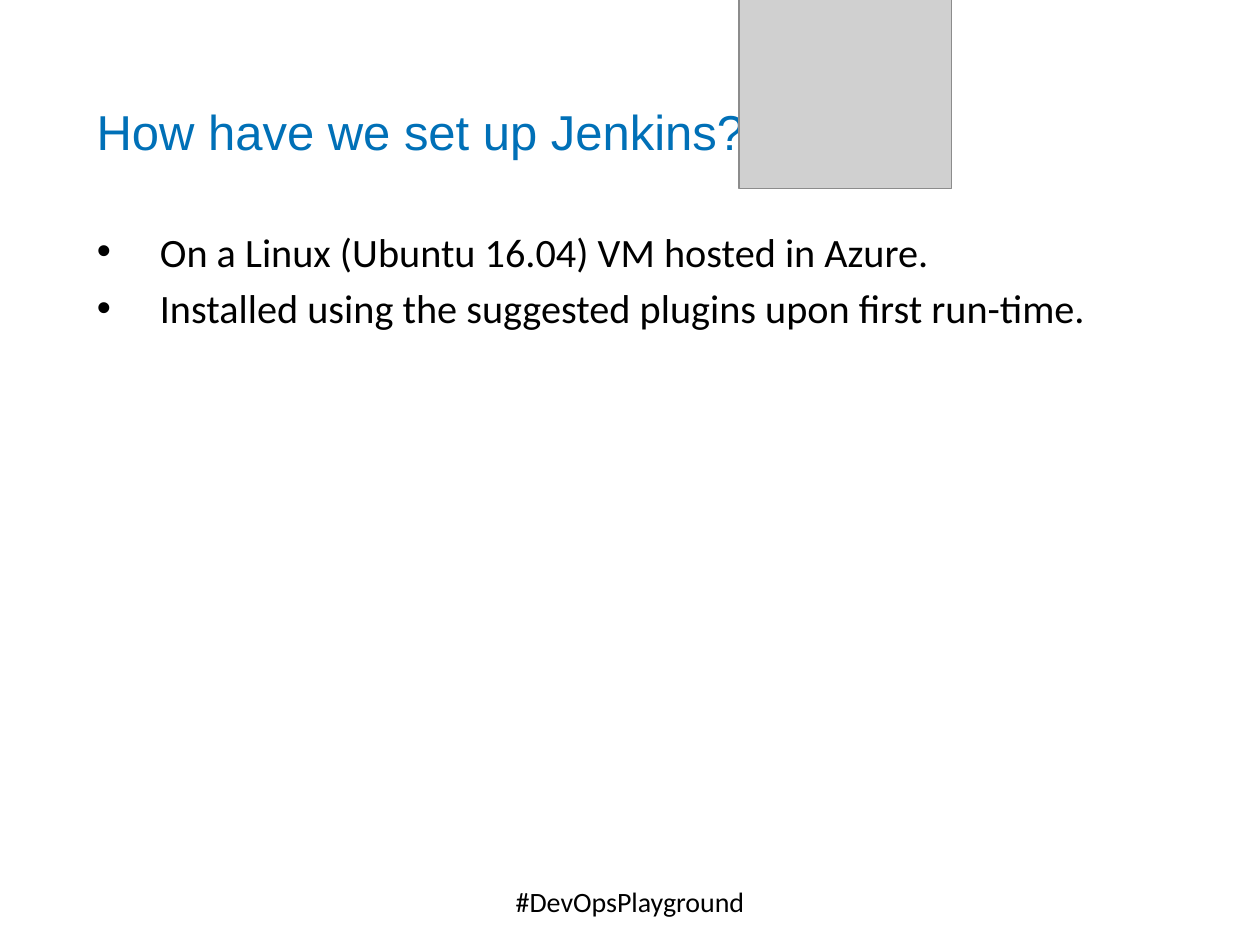
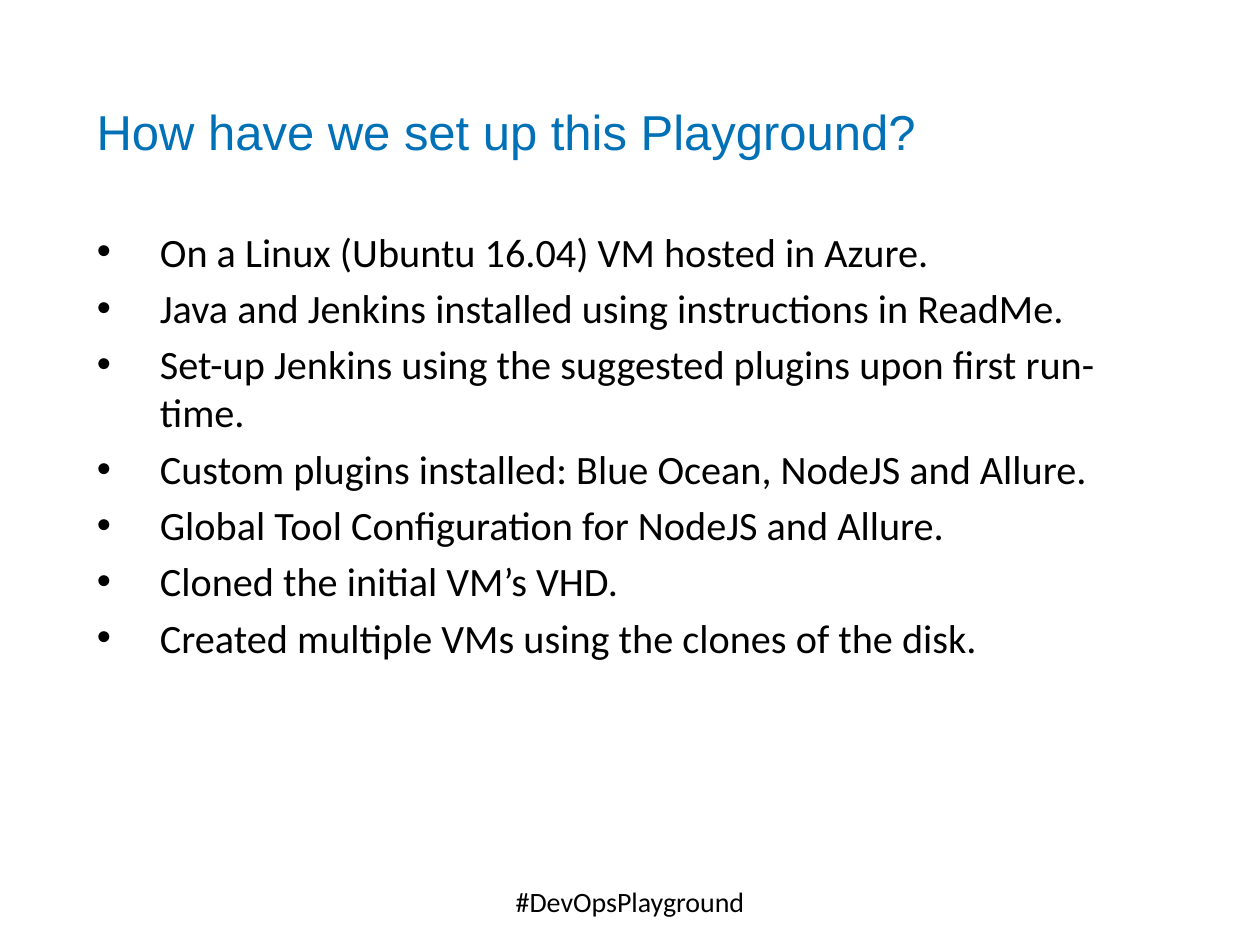
Before and after one commit to DevOpsPlayground/Hands-on-with-Continuous-Testing-using-Jenkins-and-Zalenium, a slide deck: slide 11 of ZaleniumJenkins.pptx. Drawn at 1260x945 pixels with LibreOffice and Linux fonts; fonts in the diff are those of the drawing; grey boxes stand for pictures; background and template pictures are left out. Boxes give left, top, right and bottom in pixels: in the first picture for what was removed or moved away, otherwise in the second. Text is boxed around its words. In the diff, an @@ line names an element or a change of style, - is before the commit and + after.

```diff
--- a/ZaleniumJenkins.pptx
+++ b/ZaleniumJenkins.pptx
@@ picture removed at (740, 0, 953, 189) @@
@@ text at (97, 114, 916, 160): text changed @@
-How have we set up Jenkins?
+How have we set up this Playground?
@@ text at (160, 295, 1095, 660): text changed @@
-• Installed using the suggested plugins upon first run-time.
+• Java and Jenkins installed using instructions in ReadMe.
+• Set-up Jenkins using the suggested plugins upon first run-time.
+• Custom plugins installed: Blue Ocean, NodeJS and Allure.
+• Global Tool Configuration for NodeJS and Allure.
+• Cloned the initial VM’s VHD.
+• Created multiple VMs using the clones of the disk.
```
Also in this commit, not shown: 1 other slide changed, 1 other file.
